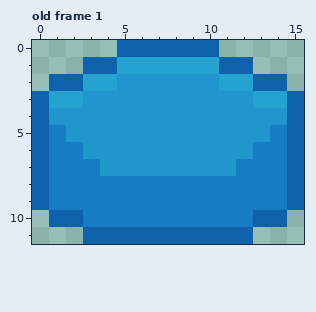
Pixel-art file: UserInterface/buttons/levelSelectButton/current/current.aseprite. Above: the version before the commit.
16x12 pixels, 1 frame. Shown: old frame 1. The commit also changed other frames, which this record leaves out.
And afterwards:
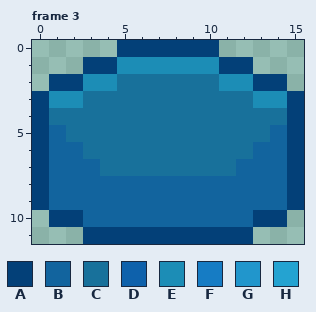
Palette (. is transparent): A #034078  B #12649e  C #18719b  D #0e61ab  E #1c8db6  F #167cc4  G #2196cc  H #24a3d1
A new or re-ordered frame is compared with the old frame closest to it.
Edits made:
frames 1 -> 3
--- frame 3 is new; against old frame 1
@@ x 0..15 @@
- 0 .....DDDDDD.....
- 1 ...DDHHHHHHDD...
- 2 .DDHHGGGGGGHHDD.
- 3 DHHGGGGGGGGGGHHD
- 4 DGGGGGGGGGGGGGGD
- 5 DFGGGGGGGGGGGGFD
- 6 DFFGGGGGGGGGGFFD
- 7 DFFFGGGGGGGGFFFD
- 8 DFFFFFFFFFFFFFFD
- 9 DFFFFFFFFFFFFFFD
-10 .DDFFFFFFFFFFDD.
-11 ...DDDDDDDDDD...
+ 0 .....AAAAAA.....
+ 1 ...AAEEEEEEAA...
+ 2 .AAEECCCCCCEEAA.
+ 3 AEECCCCCCCCCCEEA
+ 4 ACCCCCCCCCCCCCCA
+ 5 ABCCCCCCCCCCCCBA
+ 6 ABBCCCCCCCCCCBBA
+ 7 ABBBCCCCCCCCBBBA
+ 8 ABBBBBBBBBBBBBBA
+ 9 ABBBBBBBBBBBBBBA
+10 .AABBBBBBBBBBAA.
+11 ...AAAAAAAAAA...
Boxes around the changes in both pictures, in picture pixels (x1, y1, x2, y2):
changed: (32, 40, 304, 244)
